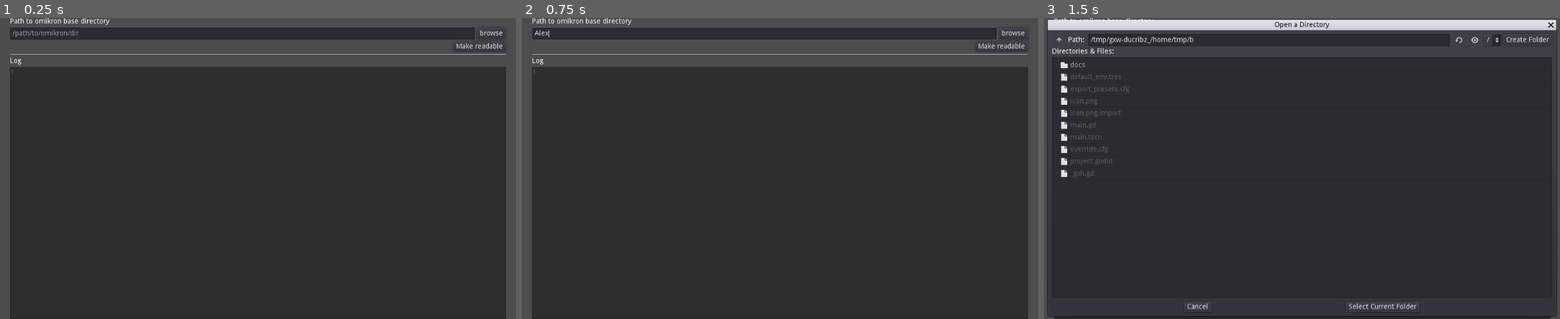
Above: before the commit, frames 1-3 (left to right).
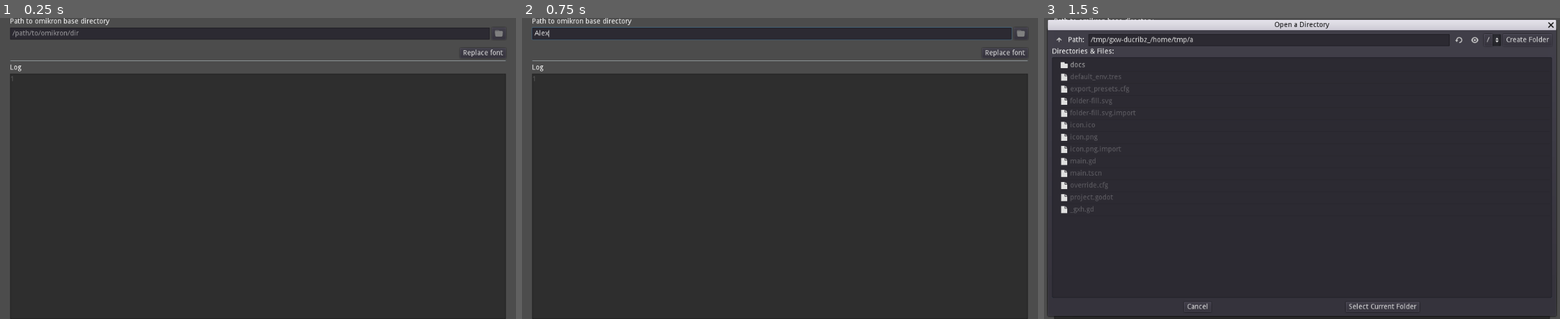
Above: after the commit, the same moments.

Repository: Klius/readable-omikron
Game: Godot game, scene res://main.tscn
The game is run twice, just before and just after one commit, with the same random seed, the same clock (stepped at 60 frames per second) and the same inputs.
Inputs (mouse positions are in pixels of both pictures, inside the frame that each line leads up to; where the layout moved, square brackets give the same spot in the first picture):
- Up to frame 1 (0.25 s): no input
- Up to frame 2 (0.75 s): click (764, 33) at 0.52 s; type "Alex" at 0.6 s
- Up to frame 3 (1.5 s): click (1544, 33) [1534, 33] at 1.25 s

The runs differ from the first frame. In frame 1, 2.7% of the frame differs, in the area x 2-99%, y 3-21%; in frame 2, 2.7%, in the area x 2-99%, y 2-21%; in frame 3, 0.5%.

Commit message:
v1.0.0

Diff:
--- /dev/null
+++ b/folder-fill.svg
@@ -0,0 +1,3 @@
+<svg xmlns="http://www.w3.org/2000/svg" width="16" height="16" fill="currentColor" class="bi bi-folder-fill" viewBox="0 0 16 16">
+  <path d="M9.828 3h3.982a2 2 0 0 1 1.992 2.181l-.637 7A2 2 0 0 1 13.174 14H2.825a2 2 0 0 1-1.991-1.819l-.637-7a2 2 0 0 1 .342-1.31L.5 3a2 2 0 0 1 2-2h3.672a2 2 0 0 1 1.414.586l.828.828A2 2 0 0 0 9.828 3m-8.322.12q.322-.119.684-.12h5.396l-.707-.707A1 1 0 0 0 6.172 2H2.5a1 1 0 0 0-1 .981z"/>
+</svg>
--- a/main.tscn
+++ b/main.tscn
@@ -1,6 +1,9 @@
-[gd_scene load_steps=2 format=2]
+[gd_scene load_steps=4 format=2]
 
 [ext_resource path="res://main.gd" type="Script" id=1]
+[ext_resource path="res://folder-fill.svg" type="Texture" id=2]
+
+[sub_resource type="StyleBoxEmpty" id=1]
 
 [node name="Control" type="Control"]
 anchor_right = 1.0
@@ -35,43 +38,50 @@
 margin_bottom = 43.0
 
 [node name="PathTextBox" type="LineEdit" parent="VBoxContainer/HBoxContainer"]
-margin_right = 922.0
+margin_right = 952.0
 margin_bottom = 24.0
 size_flags_horizontal = 3
 placeholder_text = "/path/to/omikron/dir"
 
 [node name="btn_browse" type="Button" parent="VBoxContainer/HBoxContainer"]
-margin_left = 926.0
+margin_left = 956.0
 margin_right = 984.0
 margin_bottom = 24.0
-text = "browse"
+icon = ExtResource( 2 )
+
+[node name="HSeparator2" type="HSeparator" parent="VBoxContainer"]
+margin_top = 47.0
+margin_right = 984.0
+margin_bottom = 56.0
+custom_constants/separation = 9
+custom_styles/separator = SubResource( 1 )
 
 [node name="HBoxContainer2" type="HBoxContainer" parent="VBoxContainer"]
-margin_top = 47.0
+margin_top = 60.0
 margin_right = 984.0
-margin_bottom = 67.0
+margin_bottom = 80.0
 alignment = 2
 
 [node name="btn_go" type="Button" parent="VBoxContainer/HBoxContainer2"]
-margin_left = 879.0
+margin_left = 893.0
 margin_right = 984.0
 margin_bottom = 20.0
-text = "Make readable"
+text = "Replace font"
 
 [node name="HSeparator" type="HSeparator" parent="VBoxContainer"]
-margin_top = 71.0
+margin_top = 84.0
 margin_right = 984.0
-margin_bottom = 75.0
+margin_bottom = 88.0
 
 [node name="RTL_log" type="RichTextLabel" parent="VBoxContainer"]
-margin_top = 79.0
+margin_top = 92.0
 margin_right = 984.0
-margin_bottom = 94.0
+margin_bottom = 107.0
 text = "Log"
 fit_content_height = true
 
 [node name="TextBoxLog" type="TextEdit" parent="VBoxContainer"]
-margin_top = 98.0
+margin_top = 111.0
 margin_right = 984.0
 margin_bottom = 600.0
 size_flags_horizontal = 3
--- a/project.godot
+++ b/project.godot
@@ -12,7 +12,9 @@
 
 config/name="omikron readable"
 run/main_scene="res://main.tscn"
+boot_splash/show_image=false
 config/icon="res://icon.png"
+config/windows_native_icon="res://icon.ico"
 
 [gui]
 
Not shown, changed: export_presets.cfg
Not shown, added: folder-fill.svg.import
Binary file added: icon.ico
Binary file changed: icon.png
